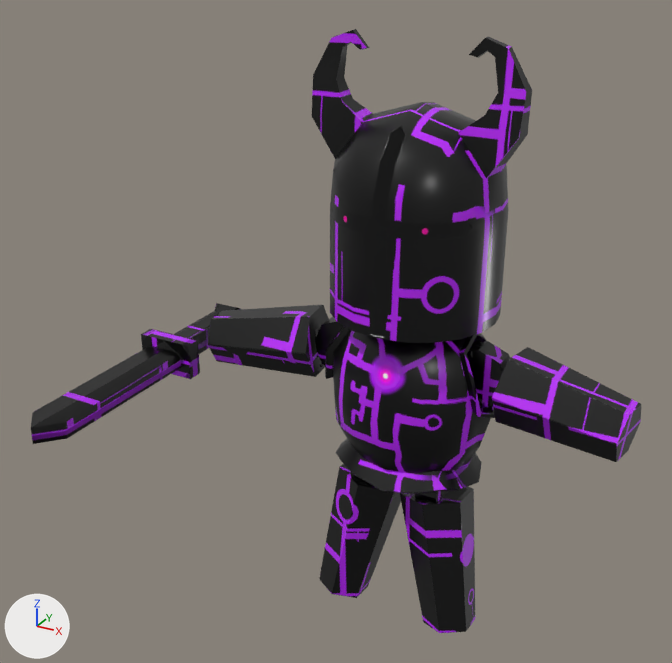
Before and after pictures for a commit that changed the FBX model Assets/Projeto/Assets/fbx/inimigos/inimigo espada/inimigo espada.fbx.
Before and after are seen from a 50 mm camera at (1.81, -2.41, 2.07) aimed at (0.16, 0.59, 0.57). The lights are fixed; the arrows at lower left show +X, +Y and +Z. The first picture is the older version. Where no turn or scale is listed for an object, it has been applied to the vertices.

The scene before the commit, as lines of its bpy script (objects in view):
```python
mat_material = bpy.data.materials.new('Material')
mat_material.use_nodes = True; mat_material.node_tree.nodes.clear()
_N = mat_material.node_tree.nodes; _L = mat_material.node_tree.links
n0 = _N.new('ShaderNodeBsdfPrincipled'); n0.name = 'Principled BSDF'
n1 = _N.new('ShaderNodeOutputMaterial'); n1.name = 'Material Output'
n2 = _N.new('ShaderNodeTexImage'); n2.name = 'Image Texture'
n2.image = img_inimigo_espada_base_color_png
n3 = _N.new('ShaderNodeTexImage'); n3.name = 'Image Texture.001'
n3.image = img_inimigo_espada_roughness_png
n4 = _N.new('ShaderNodeTexImage'); n4.name = 'Image Texture.002'
n4.image = img_inimigo_espada_metallic_png
n5 = _N.new('ShaderNodeTexImage'); n5.name = 'Image Texture.003'
n5.image = img_inimigo_espada_normal_opengl_png
n6 = _N.new('ShaderNodeNormalMap'); n6.name = 'Normal Map'
_L.new(n2.outputs[0], n0.inputs[0])  # 'Color' to 'Base Color'
_L.new(n3.outputs[0], n0.inputs[2])  # 'Color' to 'Roughness'
_L.new(n4.outputs[0], n0.inputs[1])  # 'Color' to 'Metallic'
_L.new(n5.outputs[0], n6.inputs[1])  # 'Color' to 'Color'
_L.new(n6.outputs[0], n0.inputs[5])  # 'Normal' to 'Normal'
_L.new(n0.outputs[0], n1.inputs[0])  # 'BSDF' to 'Surface'
me_circle_001 = bpy.data.meshes.new('Circle.001')
me_circle_001.from_pydata(...)  # 471 vertices, 419 faces; spans x -1.18..0.97, y -1.2..0.36, z -1.35..1.28
me_circle_001.materials.append(mat_material)
ob_inimigo_base_lod1 = bpy.data.objects.new('inimigo base.LOD1', me_circle_001)
ob_inimigo_base_lod1.location = (0.335, 0.95, 0.415)
```
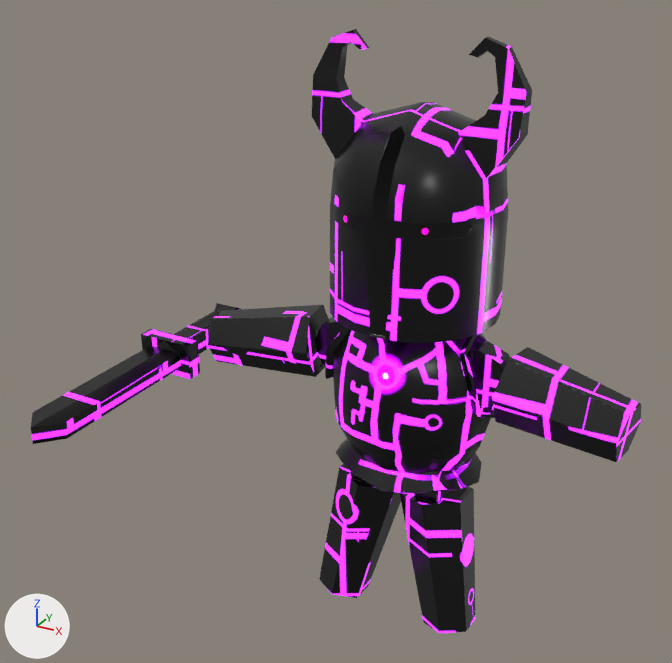
The newer file is also rescaled (x1.642), turned or shifted as a whole; pictures and numbers use the older file's frame.

What differs and where, as boxes [x1, y1, x2, y2] in the pictures (672 x 663 px):
'inimigo base.LOD1', surface changed
    both: [31, 30, 641, 633]

Diff of the bpy script that builds the scene:
```diff
--- a/Assets/Projeto/Assets/fbx/inimigos/inimigo espada/inimigo espada.fbx.py
+++ b/Assets/Projeto/Assets/fbx/inimigos/inimigo espada/inimigo espada.fbx.py
@@ mat_material @@
 n0 = _N.new('ShaderNodeBsdfPrincipled'); n0.name = 'Principled BSDF'
+n0.inputs[28].default_value = 2.5  # 'Emission Strength'
 n1 = _N.new('ShaderNodeOutputMaterial'); n1.name = 'Material Output'
@@ mat_material @@
 n4 = _N.new('ShaderNodeTexImage'); n4.name = 'Image Texture.002'
-n4.image = img_inimigo_espada_metallic_png
+n4.image = img_inimigo_espada_base_color_png
 n5 = _N.new('ShaderNodeTexImage'); n5.name = 'Image Texture.003'
@@ mat_material @@
 n6 = _N.new('ShaderNodeNormalMap'); n6.name = 'Normal Map'
+n6.inputs[0].default_value = 2.0  # 'Strength'
 _L.new(n2.outputs[0], n0.inputs[0])  # 'Color' to 'Base Color'
 _L.new(n3.outputs[0], n0.inputs[2])  # 'Color' to 'Roughness'
-_L.new(n4.outputs[0], n0.inputs[1])  # 'Color' to 'Metallic'
 _L.new(n5.outputs[0], n6.inputs[1])  # 'Color' to 'Color'
@@ mat_material @@
 _L.new(n0.outputs[0], n1.inputs[0])  # 'BSDF' to 'Surface'
+_L.new(n4.outputs[0], n0.inputs[27])  # 'Color' to 'Emission Color'
```
